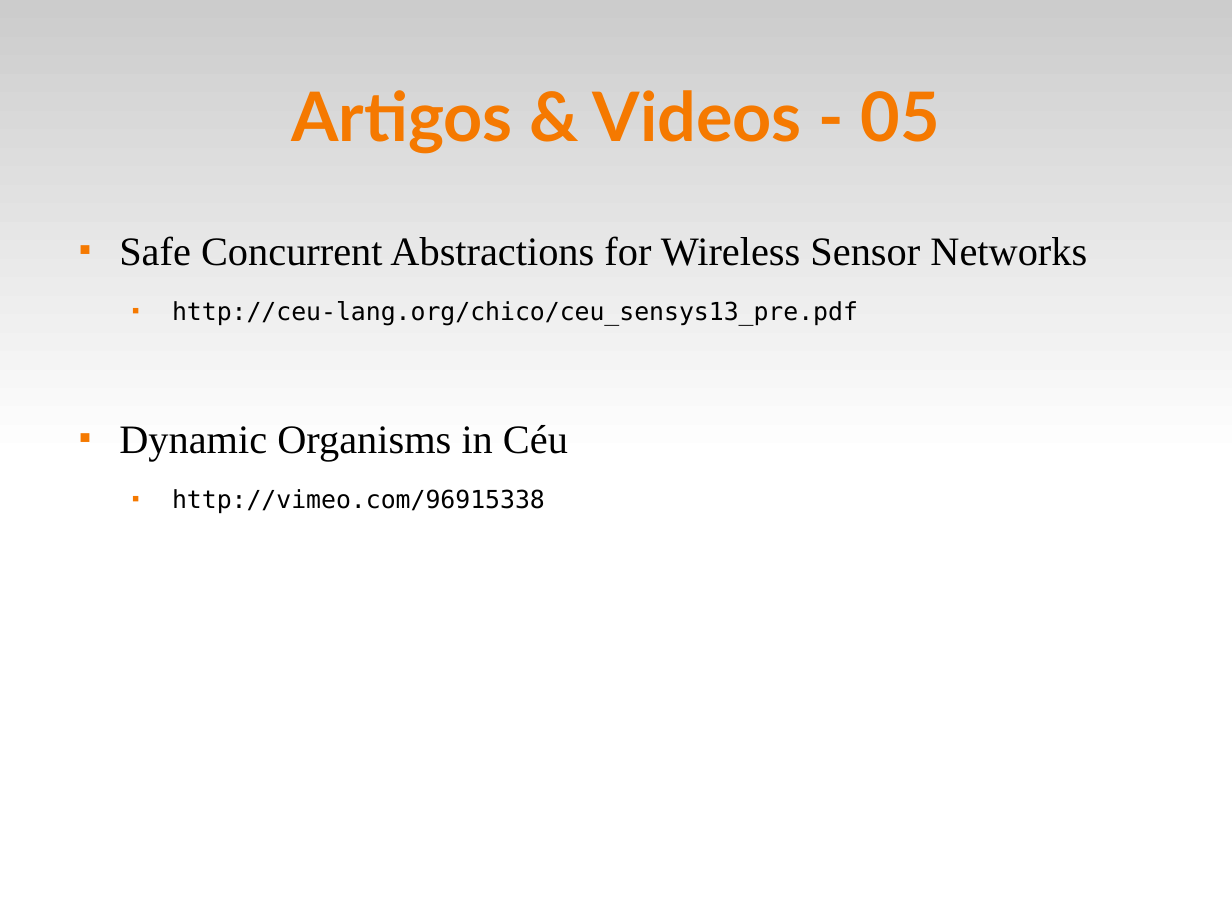
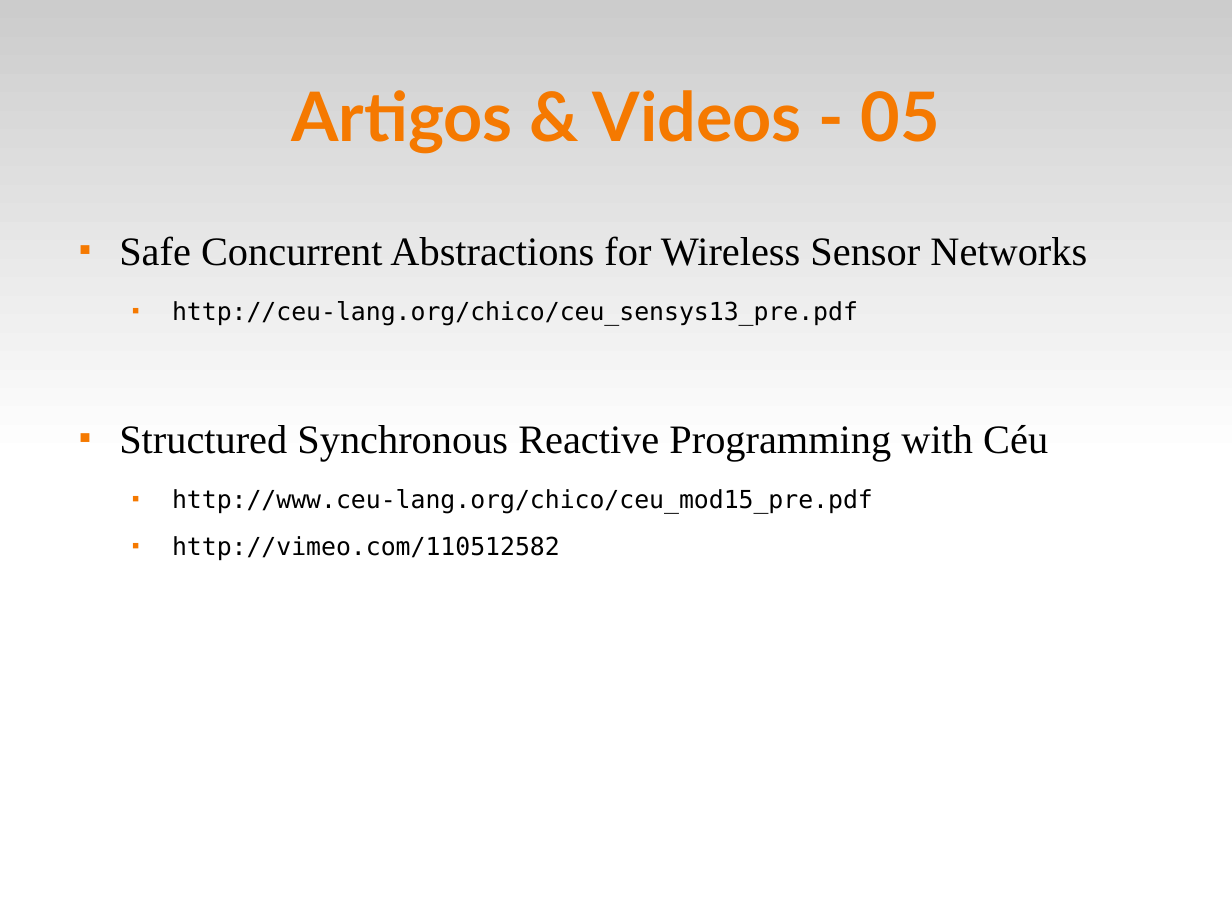
Before and after one commit to fsantanna-uerj/reativos, a slide deck: slide 37 of slides/05_ceu.odp (slide 28 before the commit). Drawn at 1232x924 pixels with LibreOffice and Linux fonts; fonts in the diff are those of the drawing. Boxes give left, top, right and bottom in pixels: in the first picture for what was removed or moved away, otherwise in the second. Text is boxed around its words. In the diff, an @@ line names an element or a change of style, - is before the commit and + after.

```diff
--- a/slides/05_ceu.odp
+++ b/slides/05_ceu.odp
@@ text at bbox=[119, 425, 1048, 561]: text changed @@
-■ Dynamic Organisms in Céu
-  ■ http://vimeo.com/96915338
+■ Structured Synchronous Reactive Programming with Céu
+  ■ http://www.ceu-lang.org/chico/ceu_mod15_pre.pdf
+  ■ http://vimeo.com/110512582
```
Also in this commit, not shown: 1 other slide changed, 1 slide added, 3 other files.
